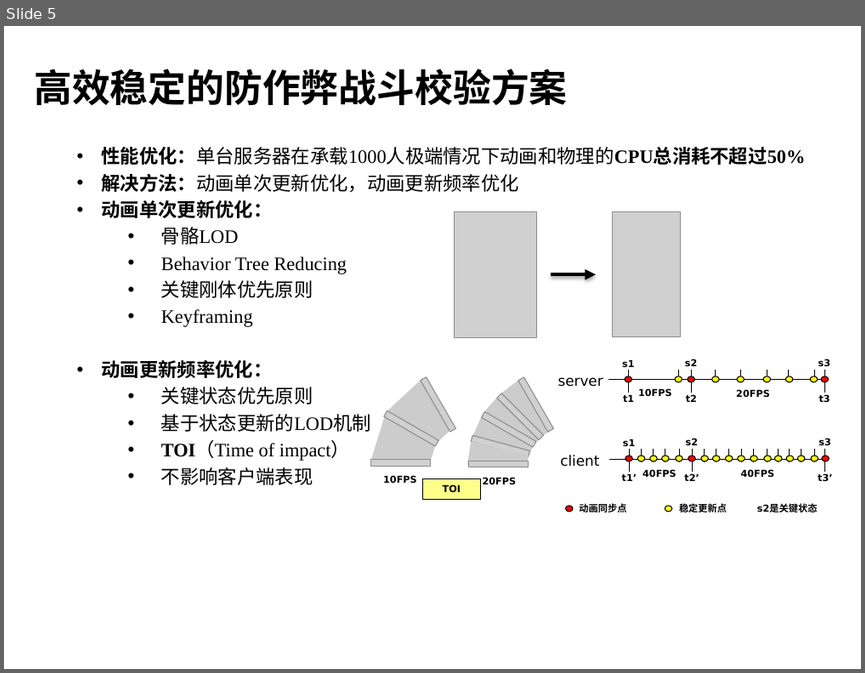
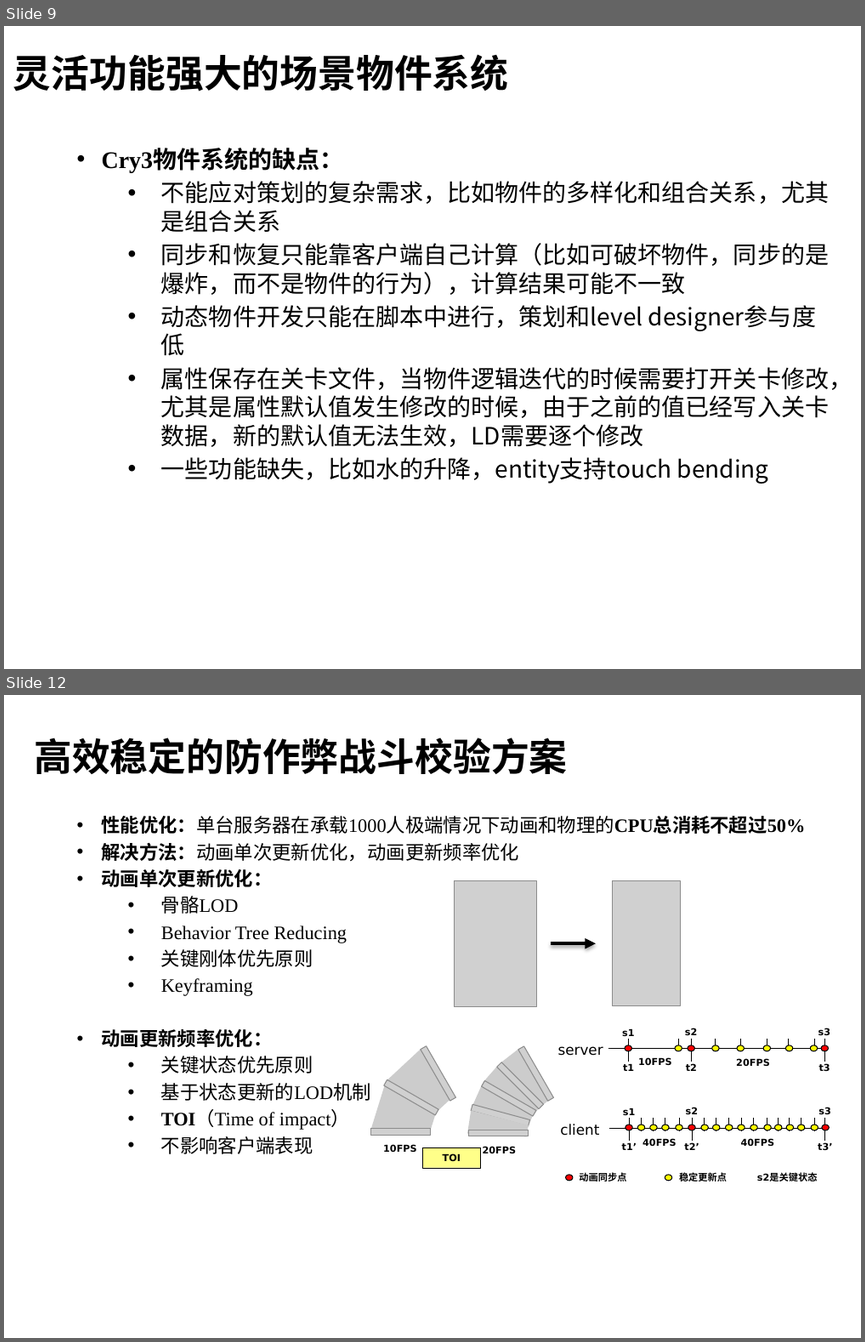
Before and after one commit to henryfung01/StreetFighter, a slide deck: Doc/whitebai.pptx. Shown one above the other, each under a label of ours: slide 5 before the commit, slides 9 and 12 after it; the slides between them are not shown. The pictures are 865x673 and 865x1342 pixels, drawn with LibreOffice and Linux fonts; fonts in the diff are those of the drawing; grey boxes stand for pictures; background and template pictures are left out. Boxes give left, top, right and bottom in pixels: in the first picture for what was removed or moved away, otherwise in the second. Text is boxed around its words. In the diff, an @@ line names an element or a change of style, - is before the commit and + after.

```diff
--- a/Doc/whitebai.pptx
+++ b/Doc/whitebai.pptx
@@ slide 9 added at [4, 26, 861, 669], background picture (left out) @@
@@ title added at [13, 54, 509, 91], 32 pt, text #000000, bold @@
+灵活功能强大的场景物件系统
@@ text added at [102, 150, 852, 483], 20 pt, text #000000 @@
+• Cry3物件系统的缺点：
+  • 不能应对策划的复杂需求，比如物件的多样化和组合关系，尤其是组合关系
+  • 同步和恢复只能靠客户端自己计算（比如可破坏物件，同步的是爆炸，而不是物件的行为），计算结果可能不一致
+  • 动态物件开发只能在脚本中进行，策划和level designer参与度低
+  • 属性保存在关卡文件，当物件逻辑迭代的时候需要打开关卡修改，尤其是属性默认值发生修改的时候，由于之前的值已经写入关卡数据，新的默认值无法生效，LD需要逐个修改
+  • 一些功能缺失，比如水的升降，entity支持touch bending
@@ what was slide 5 is now slide 12 @@
```
Also in this commit, not shown: 2 slides changed, 8 other slides added, 2 slides removed, 2 other files.
